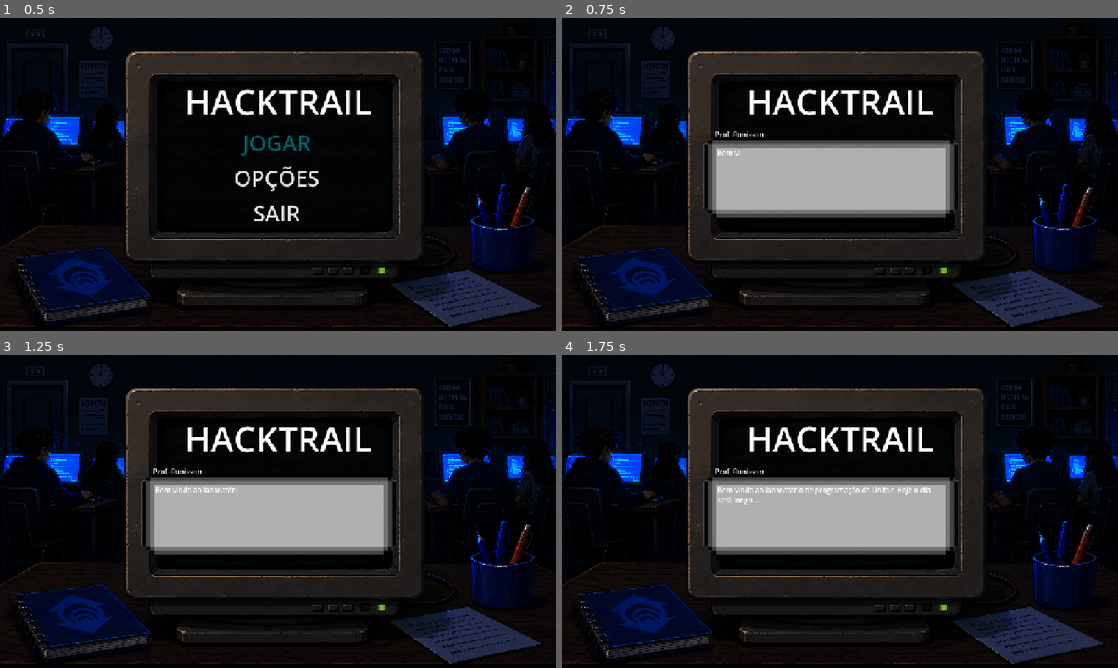
Above: before the commit, frames 1-4 (two rows, left to right).
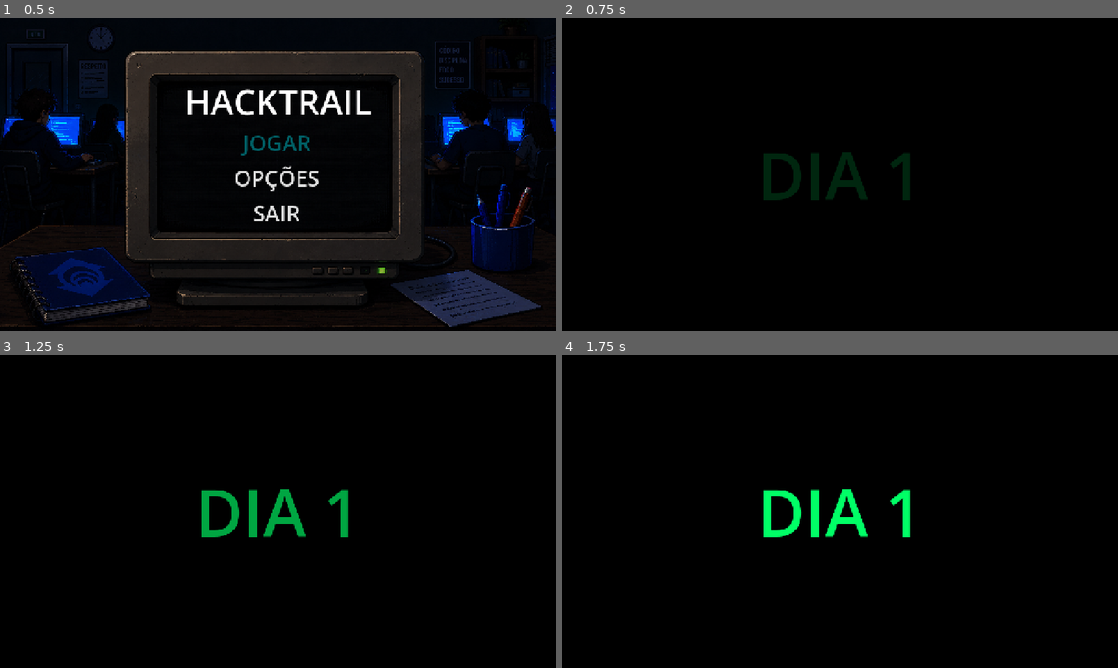
Above: after the commit, the same moments.

Repository: devrodofc/HackTrail2
Game: Godot game, scene res://ui/menus/main/main.tscn
Two runs of this game, one before a commit and one after it. Both use one fixed random seed, a clock stepped at 60 frames per second and the inputs below.
Inputs (mouse positions are in pixels of both pictures, inside the frame that each line leads up to):
- Up to frame 1 (0.5 s): no input
- Up to frame 2 (0.75 s): click "JOGAR" at 0.5 s
- Up to frame 3 (1.25 s): no input
- Up to frame 4 (1.75 s): click (840, 480) at 1.25 s, where only the run before the commit has a clickable "JOGAR"

Frame 1 is identical in both runs. In frame 2, 38% of the frame differs, in the area x 0-100%, y 2-99%; in frame 3, 38%; in frame 4, 38%.

Commit message:
cena de transicao escrito dia 1

Diff:
--- a/ui/menus/main/main.gd
+++ b/ui/menus/main/main.gd
@@ -14,9 +14,9 @@
 	quit_button.pressed.connect(_on_quit_button_pressed)
 
 func _on_play_button_pressed() -> void:
-	# Instancie ou certifique-se que a DialogueBox está ativa na cena para ouvir o sinal
-	EventBus.dialogue_requested.emit("intro_tutorial_professor")
-	print("oioi")
+	# Dizemos ao sistema que o jogo começou (isso seta o current_day para 1)
+	GameManager.start_game()
+	get_tree().change_scene_to_file("res://ui/transitions/day_transition.tscn")
 
 func _on_options_button_pressed() -> void:
 	get_tree().change_scene_to_file("res://ui/menus/options/options.tscn")
--- /dev/null
+++ b/ui/transitions/day_transition.gd
@@ -0,0 +1,24 @@
+extends Control
+
+@onready var day_label: Label = $CenterContainer/DayLabel
+@onready var anim_player: AnimationPlayer = $AnimationPlayer
+
+func _ready() -> void:
+	# Atualiza o texto dinamicamente perguntando ao GameManager
+	day_label.text = "DIA " + str(GameManager.current_day)
+
+	# Garante que a Label comece invisível antes da animação rodar
+	day_label.modulate.a = 0
+
+	# Conecta o sinal de quando a animação terminar para pularmos de cena
+	anim_player.animation_finished.connect(_on_animation_finished)
+
+	# Inicia a animação de Fade
+	anim_player.play("fade")
+
+func _on_animation_finished(anim_name: String) -> void:
+	if anim_name == "fade":
+		print("Transição concluída. Carregando o gameplay do Dia ", GameManager.current_day, "...")
+
+		# AQUI VAMOS CARREGAR A CENA DO COMPUTADOR / LABORATÓRIO!
+		# get_tree().change_scene_to_file("res://gameplay/pc_interface/pc_main.tscn")
--- /dev/null
+++ b/ui/transitions/day_transition.tscn
@@ -0,0 +1,75 @@
+[gd_scene format=3 uid="uid://45ga0hvgcmep"]
+
+[ext_resource type="Script" uid="uid://dvwiqiy557rbo" path="res://ui/transitions/day_transition.gd" id="1_7de5w"]
+
+[sub_resource type="Animation" id="Animation_pcqbp"]
+length = 0.001
+tracks/0/type = "value"
+tracks/0/imported = false
+tracks/0/enabled = true
+tracks/0/path = NodePath("CenterContainer/DayLabel:modulate")
+tracks/0/interp = 1
+tracks/0/loop_wrap = true
+tracks/0/keys = {
+"times": PackedFloat32Array(0),
+"transitions": PackedFloat32Array(1),
+"update": 0,
+"values": [Color(1, 1, 1, 1)]
+}
+
+[sub_resource type="Animation" id="Animation_7de5w"]
+resource_name = "fade"
+length = 3.0
+tracks/0/type = "value"
+tracks/0/imported = false
+tracks/0/enabled = true
+tracks/0/path = NodePath("CenterContainer/DayLabel:modulate")
+tracks/0/interp = 1
+tracks/0/loop_wrap = true
+tracks/0/keys = {
+"times": PackedFloat32Array(0, 0.0009999999, 1, 2, 3),
+"transitions": PackedFloat32Array(1, 1, 1, 1, 1),
+"update": 0,
+"values": [Color(1, 1, 1, 0), Color(1, 1, 1, 0), Color(1, 1, 1, 1), Color(1, 1, 1, 1), Color(1, 1, 1, 0)]
+}
+
+[sub_resource type="AnimationLibrary" id="AnimationLibrary_oymrj"]
+_data = {
+&"RESET": SubResource("Animation_pcqbp"),
+&"fade": SubResource("Animation_7de5w")
+}
+
+[node name="DayTransition" type="Control" unique_id=589986384]
+layout_mode = 3
+anchors_preset = 15
+anchor_right = 1.0
+anchor_bottom = 1.0
+grow_horizontal = 2
+grow_vertical = 2
+script = ExtResource("1_7de5w")
+
+[node name="Background" type="ColorRect" parent="." unique_id=2041812370]
+layout_mode = 1
+anchors_preset = 15
+anchor_right = 1.0
+anchor_bottom = 1.0
+grow_horizontal = 2
+grow_vertical = 2
+color = Color(0, 0, 0, 1)
+
+[node name="CenterContainer" type="CenterContainer" parent="." unique_id=1825969684]
+layout_mode = 1
+anchors_preset = 15
+anchor_right = 1.0
+anchor_bottom = 1.0
+grow_horizontal = 2
+grow_vertical = 2
+
+[node name="DayLabel" type="Label" parent="CenterContainer" unique_id=277984798]
+layout_mode = 2
+theme_override_colors/font_color = Color(0, 1, 0.4, 1)
+theme_override_font_sizes/font_size = 150
+text = "Dia 1"
+
+[node name="AnimationPlayer" type="AnimationPlayer" parent="." unique_id=1459072038]
+libraries/ = SubResource("AnimationLibrary_oymrj")
Not shown, added: ui/transitions/day_transition.gd.uid
